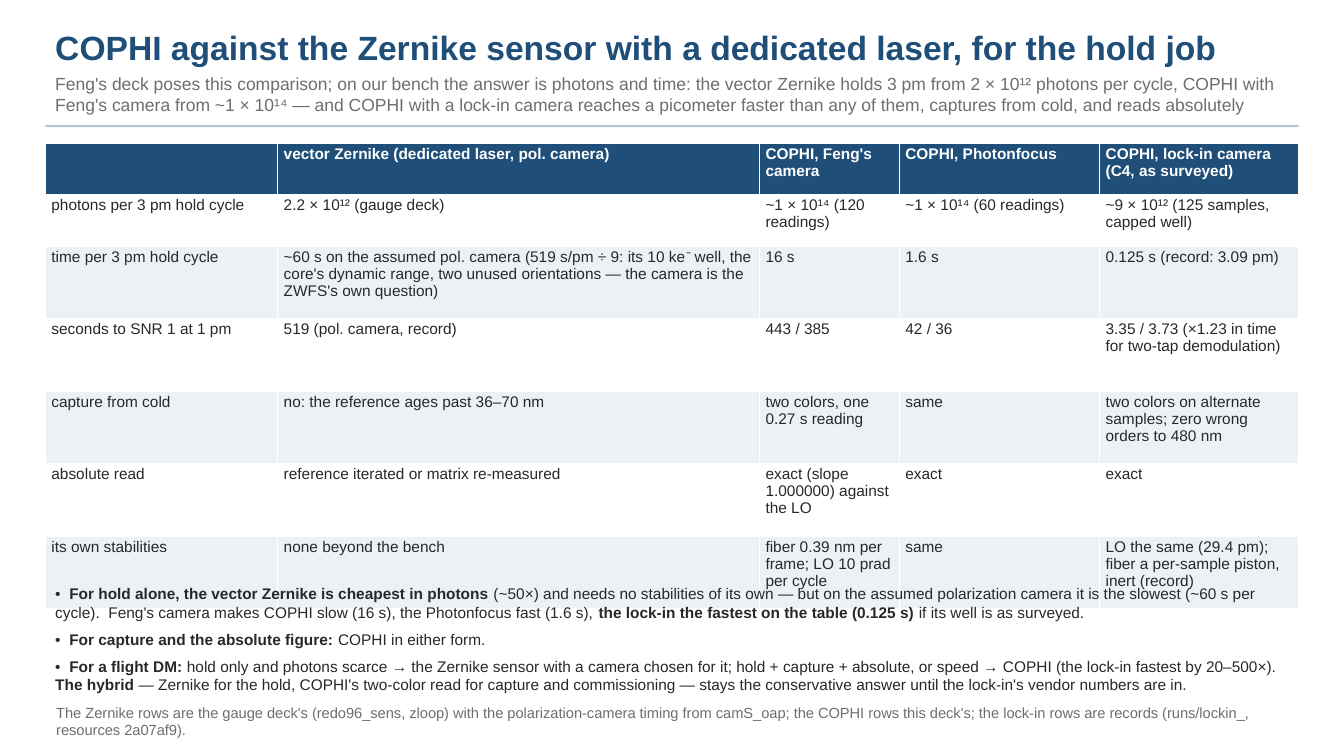
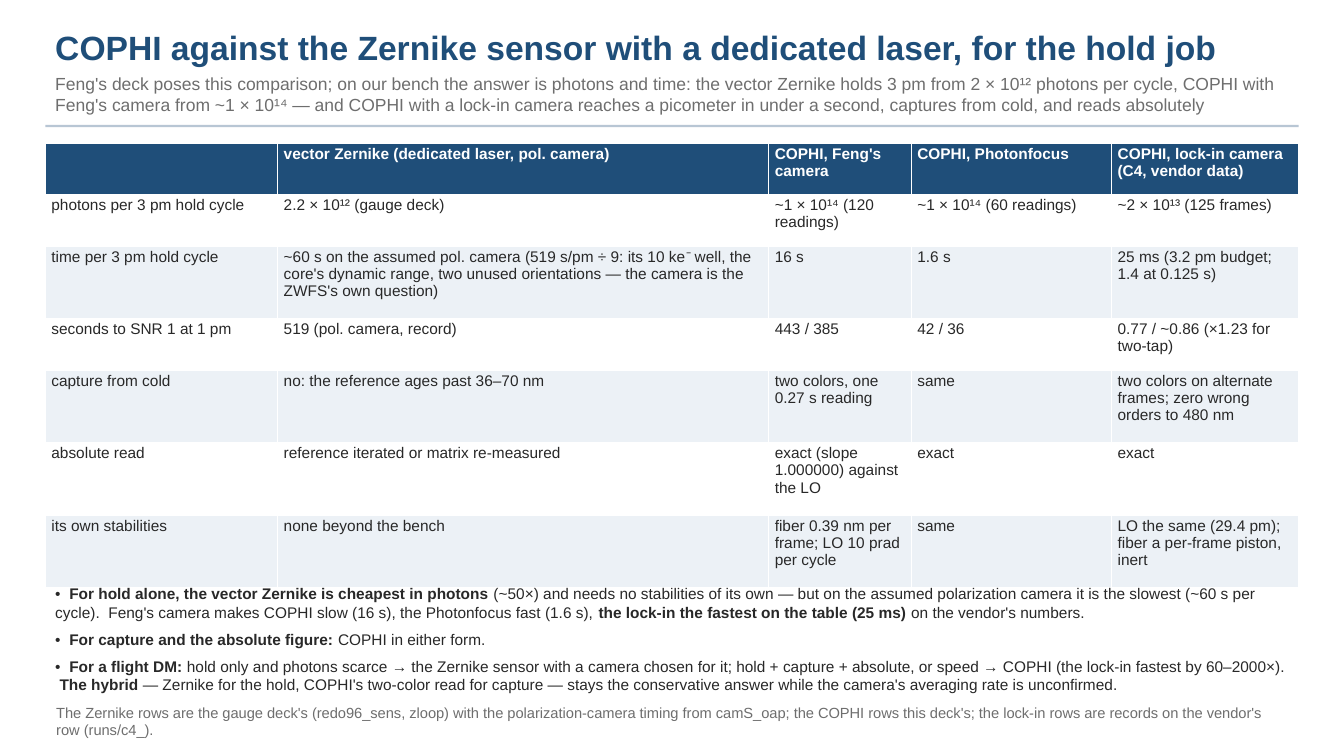
Before and after one commit to nasa-jpl/macos, a slide deck: slide 21 of demo_session/deck_cophi.pptx. Drawn at 1344x756 pixels with LibreOffice and Linux fonts; fonts in the diff are those of the drawing. Boxes give left, top, right and bottom in pixels: in the first picture for what was removed or moved away, otherwise in the second. Text is boxed around its words. In the diff, an @@ line names an element or a change of style, - is before the commit and + after.

```diff
--- a/demo_session/deck_cophi.pptx
+++ b/demo_session/deck_cophi.pptx
@@ text at [55, 77, 1274, 115]: text changed @@
-Feng's deck poses this comparison; on our bench the answer is photons and time: the vector Zernike holds 3 pm from 2 × 10¹² photons per cycle, COPHI with Feng's camera from ~1 × 10¹⁴ — and COPHI with a lock-in camera reaches a picometer faster than any of them, captures from cold, and reads absolutely
+Feng's deck poses this comparison; on our bench the answer is photons and time: the vector Zernike holds 3 pm from 2 × 10¹² photons per cycle, COPHI with Feng's camera from ~1 × 10¹⁴ — and COPHI with a lock-in camera reaches a picometer in under a second, captures from cold, and reads absolutely
@@ table at [45, 143, 1299, 588] @@
-row 1, column 5: COPHI, lock-in camera (C4, as surveyed)
+row 1, column 5: COPHI, lock-in camera (C4, vendor data)
-row 2, column 5: ~9 × 10¹² (125 samples, capped well)
+row 2, column 5: ~2 × 10¹³ (125 frames)
-row 3, column 5: 0.125 s (record: 3.09 pm)
+row 3, column 5: 25 ms (3.2 pm budget; 1.4 at 0.125 s)
-row 4, column 5: 3.35 / 3.73 (×1.23 in time for two-tap demodulation)
+row 4, column 5: 0.77 / ~0.86 (×1.23 for two-tap)
-row 5, column 5: two colors on alternate samples; zero wrong orders to 480 nm
+row 5, column 5: two colors on alternate frames; zero wrong orders to 480 nm
-row 7, column 5: LO the same (29.4 pm); fiber a per-sample piston, inert (record)
+row 7, column 5: LO the same (29.4 pm); fiber a per-frame piston, inert
@@ text at [55, 588, 1255, 621]: text changed @@
-• For hold alone, the vector Zernike is cheapest in photons (~50×) and needs no stabilities of its own — but on the assumed polarization camera it is the slowest (~60 s per cycle). Feng's camera makes COPHI slow (16 s), the Photonfocus fast (1.6 s), the lock-in the fastest on the table (0.125 s) if its well is as surveyed.
+• For hold alone, the vector Zernike is cheapest in photons (~50×) and needs no stabilities of its own — but on the assumed polarization camera it is the slowest (~60 s per cycle). Feng's camera makes COPHI slow (16 s), the Photonfocus fast (1.6 s), the lock-in the fastest on the table (25 ms) on the vendor's numbers.
@@ text at [60, 661, 1284, 693]: text changed @@
-• For a flight DM: hold only and photons scarce → the Zernike sensor with a camera chosen for it; hold + capture + absolute, or speed → COPHI (the lock-in fastest by 20–500×). The hybrid — Zernike for the hold, COPHI's two-color read for capture and commissioning — stays the conservative answer until the lock-in's vendor numbers are in.
+• For a flight DM: hold only and photons scarce → the Zernike sensor with a camera chosen for it; hold + capture + absolute, or speed → COPHI (the lock-in fastest by 60–2000×). The hybrid — Zernike for the hold, COPHI's two-color read for capture — stays the conservative answer while the camera's averaging rate is unconfirmed.
@@ text at [56, 707, 1262, 738]: text changed @@
-The Zernike rows are the gauge deck's (redo96_sens, zloop) with the polarization-camera timing from camS_oap; the COPHI rows this deck's; the lock-in rows are records (runs/lockin_, resources 2a07af9).
+The Zernike rows are the gauge deck's (redo96_sens, zloop) with the polarization-camera timing from camS_oap; the COPHI rows this deck's; the lock-in rows are records on the vendor's row (runs/c4_).
```
Also in this commit, not shown: 15 other slides changed, 12 other files.
